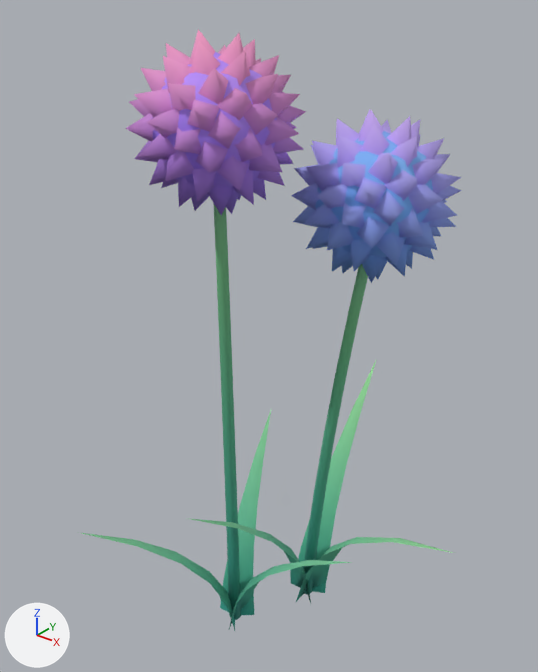
A saved change to the glTF model shardlight/game/assets/models/verdant_flora/verdant_flower_pompom.glb.
Rendered twice from a 50 mm camera at (0.827, -0.912, 1.294) aimed at (0.03, 0.083, 0.677). The axes (+X, +Y, +Z) are drawn at lower left. The lights are the same throughout. The older version comes first. Vertices at exactly the same position are counted once.

In view in the first picture: 'verdant_flower_pompom'.
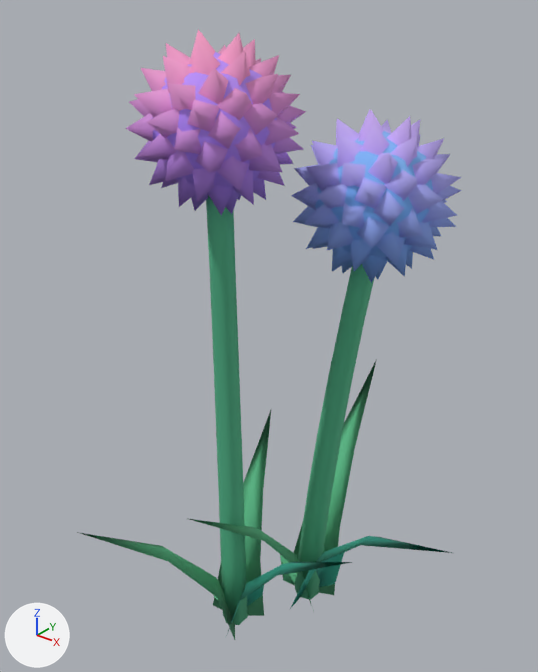
The newer file is also turned or shifted as a whole; pictures and numbers use the older file's frame.

The change, as a diff of the scene's bpy script:
```diff
--- a/shardlight/game/assets/models/verdant_flora/verdant_flower_pompom.glb.py
+++ b/shardlight/game/assets/models/verdant_flora/verdant_flower_pompom.glb.py
@@ me_verdant_flower_pompom @@
 # used by ob_verdant_flower_pompom; location = (0.0, 0.0, 0.0)
-me_verdant_flower_pompom.from_pydata(...)  # 928 vertices, 924 faces; spans x -0.15..0.466, y -0.273..0.559, z 0.0..1.223
+me_verdant_flower_pompom.from_pydata(...)  # 892 vertices, 876 faces; spans x -0.15..0.466, y -0.273..0.559, z -0.005..1.223
+# me_verdant_flower_pompom part 1: the loose piece of 42 vertices spanning x -0.012..0.043, y -0.059..0.013, z 0.005..1.008 is rebuilt with 42 vertices and now spans x -0.025..0.054, y -0.071..0.028, z 0.005..1.009
+# me_verdant_flower_pompom part 2: the loose piece of 42 vertices spanning x 0.068..0.182, y 0.147..0.203, z 0.005..0.862 is rebuilt with 42 vertices and now spans x 0.054..0.193, y 0.132..0.215, z 0.004..0.864
+# me_verdant_flower_pompom part 3
+# 60 vertices are removed from x -0.07..0.238, y -0.114..0.311, z 0.0..0.276
+# 90 faces are deleted
+# 24 vertices move from x -0.108..0.336, y -0.182..0.423, z 0.204..0.355 to x -0.094..0.272, y -0.14..0.355, z 0.115..0.303
+# 24 vertices are added at x -0.065..0.161, y -0.068..0.217, z -0.005..0.163
+# 42 new faces join them
+# me_verdant_flower_pompom part 4: 669 kept faces spanning x -0.15..0.466, y -0.273..0.559, z 0.115..1.223 get new vertex colours
 me_verdant_flower_pompom.materials.append(mat_vc_foliage)
```

Changed parts and their boxes (x1, y1, x2, y2) in the pictures (538 x 672 px):
'verdant_flower_pompom', reshaped
    before: (78, 29, 462, 631)
    after: (77, 29, 462, 640)
part 1 of me_verdant_flower_pompom, rebuilt (48% wider)
    before: (213, 203, 241, 620)
    after: (206, 195, 248, 625)
part 2 of me_verdant_flower_pompom, rebuilt (18% wider)
    before: (301, 264, 368, 595)
    after: (295, 264, 374, 600)
part 3 of me_verdant_flower_pompom, reshaped
    before: (78, 359, 453, 631)
    after: (77, 359, 452, 640)
part 4 of me_verdant_flower_pompom, recoloured
    before: (78, 50, 453, 575)
    after: (77, 50, 452, 600)
